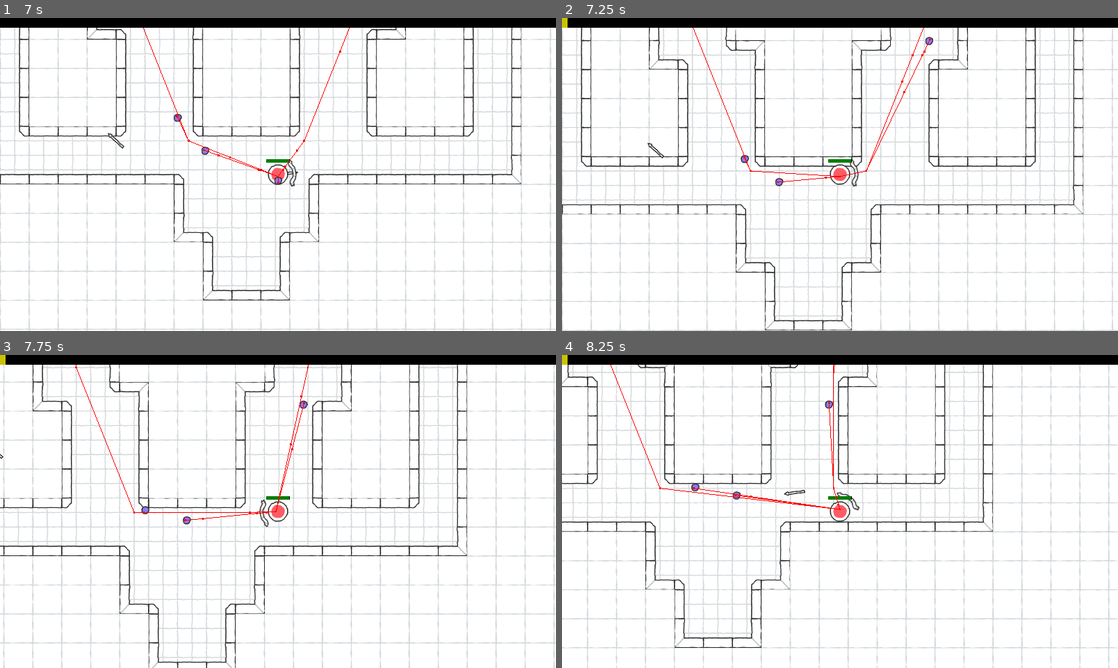
Above: before the commit, frames 1-4 (two rows, left to right).
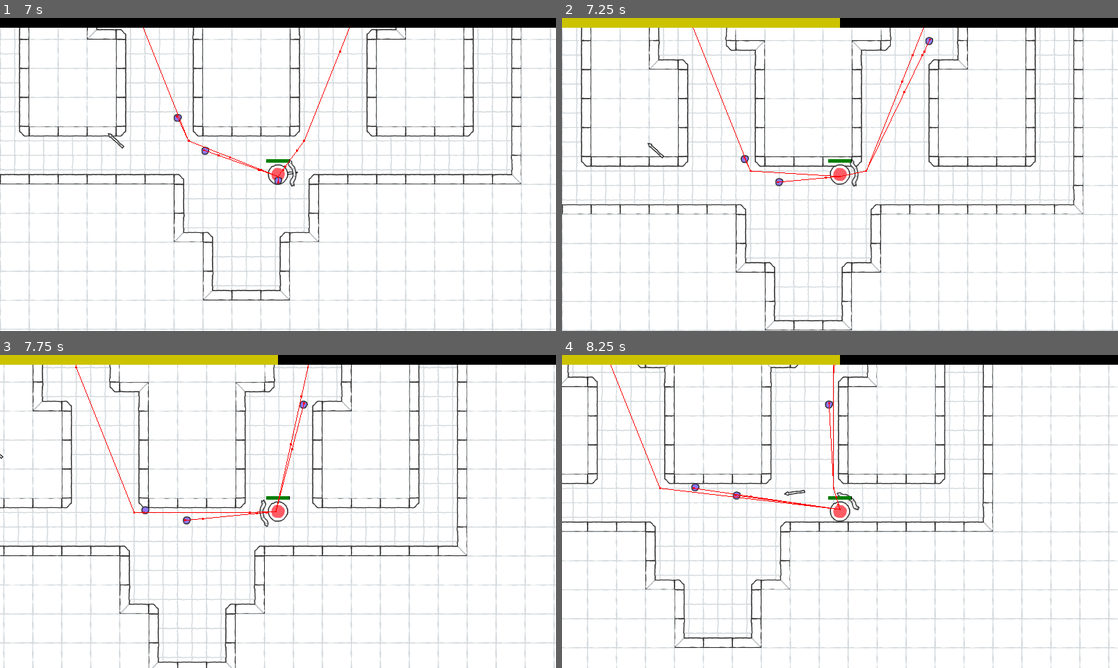
Above: after the commit, the same moments.

Repository: la-game/la-bh
Game: Godot game, scene res://src/game/maps/map_00.tscn
Two runs of this game, one before a commit and one after it. Both use one fixed random seed, a clock stepped at 60 frames per second and the inputs below. This scene is started directly instead of the project's main scene.
Inputs (mouse positions are in pixels of both pictures, inside the frame that each line leads up to):
- Up to frame 1 (7 s): tap Enter at 0.5 s; move the mouse to (400, 158) at 0.52 s; hold D (move_right) 0.53-1.28 s; move the mouse to (166, 190) at 1.27 s; hold S (move_down) 1.28-2.03 s; move the mouse to (333, 105) at 2.02 s; hold D (move_right) 2.03-2.78 s; move the mouse to (250, 237) at 2.77 s; hold W (move_up) 2.78-3.53 s; move the mouse to (444, 221) at 3.52 s; hold A (move_left) 3.53-5.03 s; move the mouse to (111, 127) at 4.27 s; move the mouse to (305, 174) at 5.02 s; hold S (move_down) 5.03-5.78 s; move the mouse to (194, 96) at 5.77 s; hold D (move_right) 5.78-6.53 s; move the mouse to (400, 158) at 6.52 s; hold W (move_up) from 6.53 s (still down)
- Up to frame 2 (7.25 s): keep holding W (move_up)
- Up to frame 3 (7.75 s): move the mouse to (166, 527) at 7.27 s; release W (move_up) at 7.28 s; hold D (move_right) from 7.28 s (still down)
- Up to frame 4 (8.25 s): move the mouse to (895, 442) at 8.02 s; release D (move_right) at 8.03 s; hold S (move_down) from 8.03 s (still down)

Frame 1 is identical in both runs. In frame 2, 1.5% of the frame differs, in the area x 1-50%, y 0-4%; in frame 3, 1.5%; in frame 4, 1.5%.

Commit message:
Add basic logic to upgrade player

Diff:
--- /dev/null
+++ b/src/components/upgrade_option/upgrade_option.gd
@@ -0,0 +1,15 @@
+## Responsible to show the user the upgrade which will receive on selecting this option.
+class_name UpgradeOption
+extends HBoxContainer
+
+
+@export var button: Button
+
+@export var label: RichTextLabel
+
+
+func init(weapon: Weapon) -> UpgradeOption:
+	button.icon = weapon.description.icon
+	label.text = weapon.description.text
+
+	return self
--- /dev/null
+++ b/src/components/upgrade_option/upgrade_option.tscn
@@ -0,0 +1,17 @@
+[gd_scene load_steps=2 format=3 uid="uid://uviemxwlbvai"]
+
+[ext_resource type="Script" path="res://src/components/upgrade_option/upgrade_option.gd" id="1_wsjrp"]
+
+[node name="UpgradeOption" type="HBoxContainer"]
+anchors_preset = 15
+anchor_right = 1.0
+anchor_bottom = 1.0
+grow_horizontal = 2
+grow_vertical = 2
+script = ExtResource("1_wsjrp")
+
+[node name="Button" type="Button" parent="."]
+layout_mode = 2
+
+[node name="RichTextLabel" type="RichTextLabel" parent="."]
+layout_mode = 2
--- /dev/null
+++ b/src/components/upgrade_selector/upgrade_selector.gd
@@ -0,0 +1,69 @@
+## Responsible to draw the options which player can upgrade their character.
+class_name UpgradeSelector
+extends CanvasLayer
+
+
+const OPTION_SCENE: PackedScene = preload("res://src/components/upgrade_option/upgrade_option.tscn")
+
+@export var player_weapons: Node
+
+@export var container: Container
+
+var rng: RandomNumberGenerator = RandomNumberGenerator.new()
+
+var points: int = 0:
+	set(p):
+		if p == 1:
+			fill()
+			show()
+		elif p <= 0:
+			clear()
+			hide()
+
+
+func fill() -> void:
+	clear()
+	add_old_weapon_upgrade()
+	add_new_weapon_upgrade()
+	add_status_upgrade()
+
+
+func clear() -> void:
+	for child in container.get_children():
+		child.queue_free()
+
+
+## Add an upgrade that will replace a previous weapon.[br]
+## In case there is no weapon to choose from, it will fall to [method add_new_weapon_upgrade].
+func add_old_weapon_upgrade() -> void:
+	var weapons_count: int = player_weapons.get_child_count()
+
+	if weapons_count <= 0:
+		return add_new_weapon_upgrade()
+
+	var index: int = rng.randi_range(0, weapons_count - 1)
+	var weapon: Weapon = player_weapons.get_child(index) as Weapon
+
+	if not weapon.upgrade:
+		return add_new_weapon_upgrade()
+
+	add_option(weapon.upgrade)
+
+
+## Add an upgrade that will insert itself as new weapon.
+## In case player doesn't have slot for new weapons, it will fall [method add_status_upgrade].
+func add_new_weapon_upgrade() -> void:
+	pass
+
+
+## Add an upgrade that will improve player status.
+func add_status_upgrade() -> void:
+	pass
+
+
+func add_option(weapon_scene: PackedScene) -> void:
+	var weapon: Weapon = weapon_scene.instantiate() as Weapon
+	container.add_child(OPTION_SCENE.instantiate().init(weapon))
+
+	# We need to manually free because it's not inside tree and it's not reference counted.
+	weapon.free()
--- /dev/null
+++ b/src/components/upgrade_selector/upgrade_selector.tscn
@@ -0,0 +1,24 @@
+[gd_scene load_steps=3 format=3 uid="uid://do6vnxo23unb4"]
+
+[ext_resource type="Script" path="res://src/components/upgrade_selector/upgrade_selector.gd" id="1_fek4s"]
+[ext_resource type="PackedScene" uid="uid://uviemxwlbvai" path="res://src/components/upgrade_option/upgrade_option.tscn" id="2_uygee"]
+
+[node name="UpgradeSelector" type="CanvasLayer" node_paths=PackedStringArray("container")]
+script = ExtResource("1_fek4s")
+container = NodePath("VBoxContainer")
+
+[node name="VBoxContainer" type="VBoxContainer" parent="."]
+anchors_preset = 6
+anchor_left = 1.0
+anchor_top = 0.5
+anchor_right = 1.0
+anchor_bottom = 0.5
+offset_left = -13.0
+offset_top = -4.0
+offset_bottom = 4.0
+grow_horizontal = 0
+grow_vertical = 2
+
+[node name="UpgradeOption" parent="VBoxContainer" instance=ExtResource("2_uygee")]
+layout_mode = 2
+size_flags_vertical = 3
--- /dev/null
+++ b/src/components/weapon_description/weapon_description.gd
@@ -0,0 +1,11 @@
+## Responsible for holding information about the weapon.
+##
+## This data doesn't affect the gameplay,
+## it only exist to better present information to players.
+class_name WeaponDescription
+extends Node
+
+
+@export var icon: Texture
+
+@export_multiline var text: String
--- /dev/null
+++ b/src/components/weapon_description/weapon_description.tscn
@@ -0,0 +1,6 @@
+[gd_scene load_steps=2 format=3 uid="uid://bunhcoc5qh3wh"]
+
+[ext_resource type="Script" path="res://src/components/weapon_description/weapon_description.gd" id="1_tj2w0"]
+
+[node name="WeaponDescription" type="Node"]
+script = ExtResource("1_tj2w0")
--- a/src/game/maps/map.gd
+++ b/src/game/maps/map.gd
@@ -59,3 +59,10 @@
 func _on_enemy_spawner_spawned(node: Node) -> void:
 	var enemy: Enemy = node as Enemy
 	enemy.players_experience_bar = players_experience_bar
+
+
+func _on_players_experience_bar_level_up() -> void:
+	for player: Player in players.get_children():
+		# Only give point to your player.
+		if player.is_multiplayer_authority():
+			player.upgrade_selector.points += 1
--- a/src/game/maps/map_00.tscn
+++ b/src/game/maps/map_00.tscn
@@ -93,6 +93,7 @@
 [node name="Enemies" type="Node2D" parent="."]
 
 [node name="PlayersExperienceBar" parent="." instance=ExtResource("3_5dbhw")]
+max_value = 2.0
 
 [node name="WaveRotation" parent="." instance=ExtResource("4_uqhx3")]
 
@@ -103,5 +104,6 @@
 _spawnable_scenes = PackedStringArray("res://src/game/enemies/enemy_00/enemy_00.tscn")
 spawn_path = NodePath("../Enemies")
 
+[connection signal="level_up" from="PlayersExperienceBar" to="." method="_on_players_experience_bar_level_up"]
 [connection signal="enemy_created" from="WaveRotation" to="." method="_on_wave_rotation_enemy_created"]
 [connection signal="spawned" from="EnemySpawner" to="." method="_on_enemy_spawner_spawned"]
--- a/src/game/player/player.gd
+++ b/src/game/player/player.gd
@@ -24,6 +24,8 @@
 
 @export var weapons: PlayerWeapons
 
+@export var upgrade_selector: UpgradeSelector
+
 var alive: bool = true
 
 
--- a/src/game/player/player.tscn
+++ b/src/game/player/player.tscn
@@ -11,6 +11,7 @@
 [ext_resource type="PackedScene" uid="uid://du80x6s871mn0" path="res://src/components/player_camera/player_camera.tscn" id="6_22abn"]
 [ext_resource type="PackedScene" uid="uid://b7h7q3kt7bofy" path="res://src/components/player_weapons/player_weapons.tscn" id="10_0tyd4"]
 [ext_resource type="PackedScene" uid="uid://1wtwkvoqrufg" path="res://src/game/weapons/bow/bow.tscn" id="10_31isi"]
+[ext_resource type="PackedScene" uid="uid://do6vnxo23unb4" path="res://src/components/upgrade_selector/upgrade_selector.tscn" id="12_ks4md"]
 
 [sub_resource type="CircleShape2D" id="CircleShape2D_75ms6"]
 radius = 8.0
@@ -53,7 +54,7 @@
 properties/1/spawn = true
 properties/1/replication_mode = 1
 
-[node name="Player" type="CharacterBody2D" node_paths=PackedStringArray("health", "speed", "attack", "movement", "aim", "hitbox", "weapons")]
+[node name="Player" type="CharacterBody2D" node_paths=PackedStringArray("health", "speed", "attack", "movement", "aim", "hitbox", "weapons", "upgrade_selector")]
 collision_layer = 0
 script = ExtResource("1_6ls87")
 health = NodePath("StatusHealth")
@@ -63,6 +64,7 @@
 aim = NodePath("PlayerAim")
 hitbox = NodePath("Hitbox")
 weapons = NodePath("PlayerWeapons")
+upgrade_selector = NodePath("UpgradeSelector")
 
 [node name="StatusHealth" parent="." node_paths=PackedStringArray("health_bar", "shield_bar") instance=ExtResource("1_5l3pl")]
 health_bar = NodePath("../HealthBar")
@@ -98,6 +100,10 @@
 [node name="Bow" parent="PlayerWeapons" node_paths=PackedStringArray("player") instance=ExtResource("10_31isi")]
 player = NodePath("../..")
 
+[node name="UpgradeSelector" parent="." node_paths=PackedStringArray("player_weapons") instance=ExtResource("12_ks4md")]
+visible = false
+player_weapons = NodePath("../PlayerWeapons")
+
 [node name="HealthBar" type="TextureProgressBar" parent="."]
 offset_left = -24.0
 offset_top = -32.0
--- a/src/game/weapons/arrow/arrow.tscn
+++ b/src/game/weapons/arrow/arrow.tscn
@@ -1,9 +1,10 @@
-[gd_scene load_steps=6 format=3 uid="uid://cn0kdl3euwvdy"]
+[gd_scene load_steps=7 format=3 uid="uid://cn0kdl3euwvdy"]
 
 [ext_resource type="Script" path="res://src/game/weapons/arrow/arrow.gd" id="1_q5nec"]
 [ext_resource type="Texture2D" uid="uid://78uxo3ido0hv" path="res://assets/arrow.tres" id="2_iqkto"]
 [ext_resource type="PackedScene" uid="uid://c0ri4ancwrl1j" path="res://src/components/status_attack/status_attack.tscn" id="2_psrap"]
 [ext_resource type="PackedScene" uid="uid://bb3ppamhukbxp" path="res://src/components/status_speed/status_speed.tscn" id="3_0lsvn"]
+[ext_resource type="PackedScene" uid="uid://bunhcoc5qh3wh" path="res://src/components/weapon_description/weapon_description.tscn" id="4_yn4mm"]
 
 [sub_resource type="RectangleShape2D" id="RectangleShape2D_nocs6"]
 size = Vector2(40, 10)
@@ -20,6 +21,8 @@
 
 [node name="StatusAttack" parent="." instance=ExtResource("2_psrap")]
 
+[node name="WeaponDescription" parent="." instance=ExtResource("4_yn4mm")]
+
 [node name="Sprite2D" type="Sprite2D" parent="."]
 position = Vector2(20, 0)
 rotation = 1.57079
--- a/src/game/weapons/bow/bow.tscn
+++ b/src/game/weapons/bow/bow.tscn
@@ -1,9 +1,10 @@
-[gd_scene load_steps=6 format=3 uid="uid://1wtwkvoqrufg"]
+[gd_scene load_steps=7 format=3 uid="uid://1wtwkvoqrufg"]
 
 [ext_resource type="Texture2D" uid="uid://ettk6e82k7fv" path="res://assets/bow.tres" id="1_a4mw6"]
 [ext_resource type="Script" path="res://src/game/weapons/bow/bow.gd" id="1_cvuk1"]
 [ext_resource type="PackedScene" uid="uid://bb3ppamhukbxp" path="res://src/components/status_speed/status_speed.tscn" id="2_hgq4o"]
 [ext_resource type="PackedScene" uid="uid://c0ri4ancwrl1j" path="res://src/components/status_attack/status_attack.tscn" id="3_5mwys"]
+[ext_resource type="PackedScene" uid="uid://bunhcoc5qh3wh" path="res://src/components/weapon_description/weapon_description.tscn" id="4_uu1nl"]
 
 [sub_resource type="RectangleShape2D" id="RectangleShape2D_8uiqp"]
 size = Vector2(20, 60)
@@ -21,6 +22,8 @@
 [node name="StatusAttack" parent="." instance=ExtResource("3_5mwys")]
 value = 0.0
 
+[node name="WeaponDescription" parent="." instance=ExtResource("4_uu1nl")]
+
 [node name="Sprite2D" type="Sprite2D" parent="."]
 position = Vector2(30, 0)
 rotation = 1.57079
--- a/src/game/weapons/weapon.gd
+++ b/src/game/weapons/weapon.gd
@@ -1,13 +1,18 @@
 ## Base class for weapons.
 class_name Weapon
 extends Area2D
-
 
 @export var player: Player
 
 @export var speed: StatusSpeed
 
 @export var attack: StatusAttack
+
+@export var description: WeaponDescription
+
+## Weapon which will replace this in case upgrade is desired.[br]
+## Will hold null when no upgrade exists.
+@export var upgrade: PackedScene
 
 
 func disable() -> void:
Not shown: 1 places in src/game/player/player.tscn that only renumber resources
